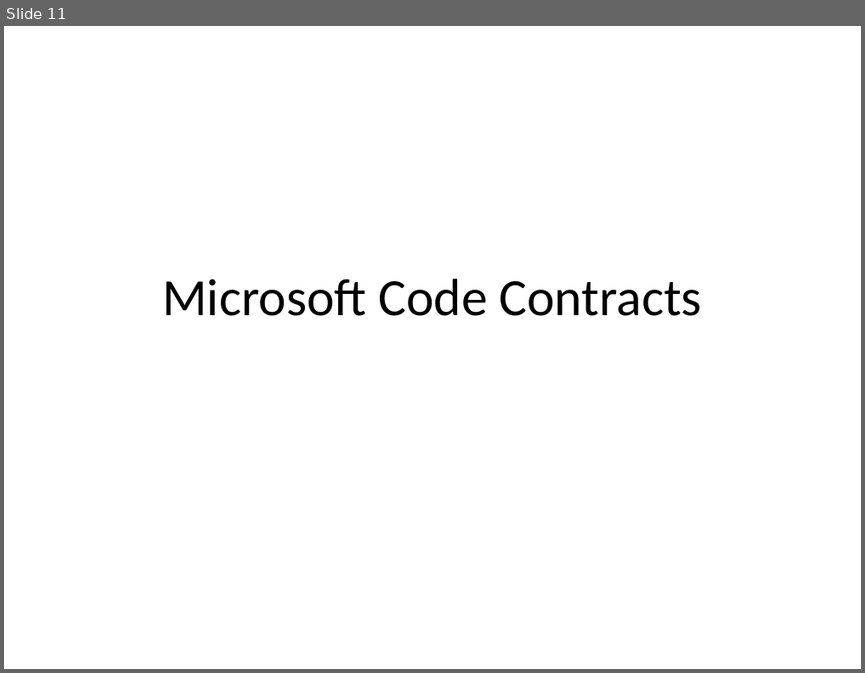
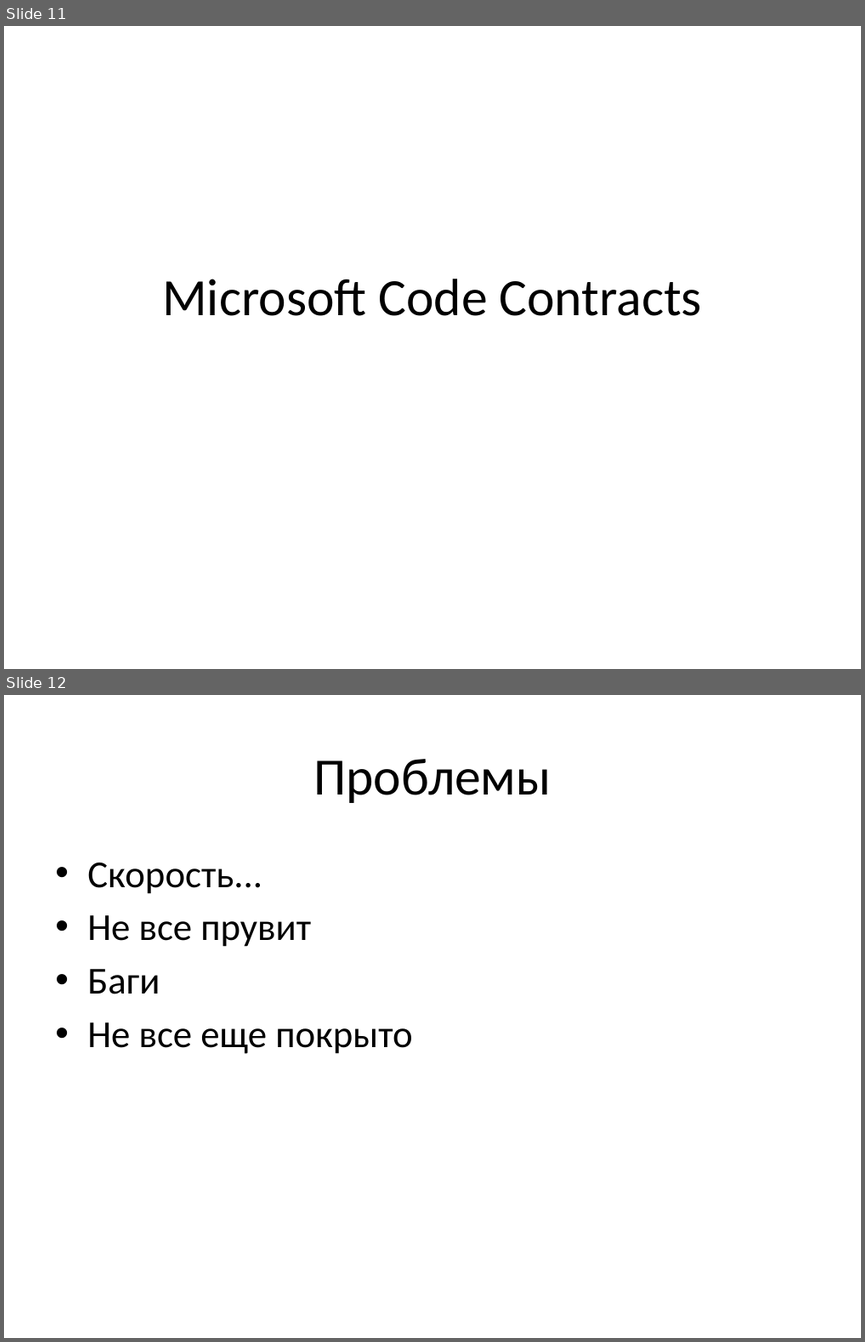
Before and after one commit to chaliy/my_talks, a slide deck: CodeContracts/Code Contracts.pptx. Shown one above the other, each under a label of ours: slide 11 before the commit, slides 11 and 12 after it. The pictures are 865x673 and 865x1342 pixels, drawn with LibreOffice and Linux fonts; fonts in the diff are those of the drawing. Boxes give left, top, right and bottom in pixels: in the first picture for what was removed or moved away, otherwise in the second. Text is boxed around its words. In the diff, an @@ line names an element or a change of style, - is before the commit and + after.

```diff
--- a/CodeContracts/Code Contracts.pptx
+++ b/CodeContracts/Code Contracts.pptx
@@ slide 12 added at bbox=[4, 695, 861, 1338], background #FFFFFF @@
@@ title added at bbox=[313, 759, 551, 803], 44 pt, text #000000 @@
+Проблемы
@@ text added at bbox=[87, 862, 413, 1054], 32 pt, text #000000 @@
+• Скорость...
+• Не все прувит
+• Баги
+• Не все еще покрыто
```
Also in this commit, not shown: 3 other files.
